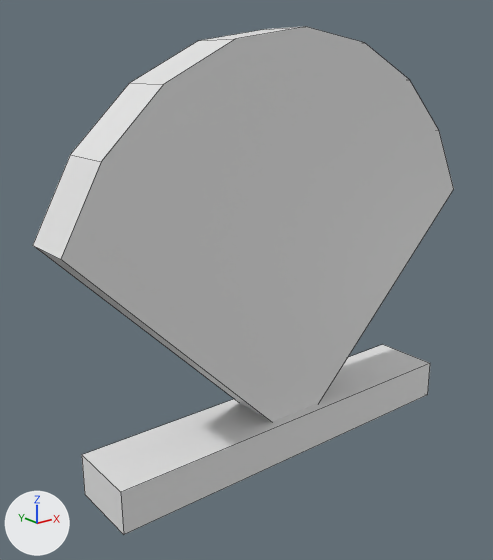
The FBX model roblox/art/armor/emblem_shell.fbx as it was, and as the next commit left it.
Both versions are drawn from a camera (50 mm lens) standing at (-0.413, 0.277, 0.384) and looking at (-0.031, 0.754, 0.193). The axes (+X, +Y, +Z) are drawn at lower left. The lights are the same throughout. The older version comes first. Mesh edges are drawn as thin lines. Where no turn or scale is listed for an object, it has been applied to the vertices.

Script lines for the objects in view, before the commit:
```python
mat_emblem_shell = principled_material('emblem_shell')
mat_emblem_shell.base_color = (0.8, 0.8, 0.8)  # white #e7e7e7
me_emblem = bpy.data.meshes.new('Emblem')
me_emblem.from_pydata(...)  # 28 vertices, 18 faces; spans x -0.227..0.227, y 0.705..0.775, z -0.179..0.215
me_emblem.materials.append(mat_emblem_shell)  # white #e7e7e7
ob_emblem = bpy.data.objects.new('Emblem', me_emblem)
ob_emblem.location = (0.0, 0.0, 0.2)
```
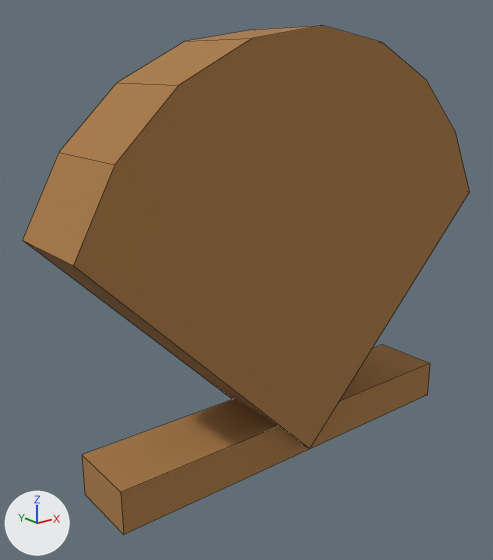
Pixel boxes (x1, y1, x2, y2) of what changed, in the pictures (493 x 560 px; the box of a moved part takes in the faces that stretch with it):
'Emblem', recoloured, reshaped (white to brown, 6% wider): before (33, 26, 454, 535); after (23, 25, 470, 535)
part 1 of me_emblem, moved or reshaped: before (33, 26, 454, 422); after (23, 25, 470, 449)

The change, as a diff of the scene's bpy script:
```diff
--- a/roblox/art/armor/emblem_shell.fbx.py
+++ b/roblox/art/armor/emblem_shell.fbx.py
@@ mat_emblem_shell @@
 mat_emblem_shell = principled_material('emblem_shell')
-mat_emblem_shell.base_color = (0.8, 0.8, 0.8)  # white #e7e7e7
+mat_emblem_shell.base_color = (0.392, 0.191, 0.0595)  # brown #a87945
@@ me_emblem @@
 # used by ob_emblem; location = (0.0, 0.0, 0.2)
-me_emblem.from_pydata(...)  # 28 vertices, 18 faces; spans x -0.227..0.227, y 0.705..0.775, z -0.179..0.215
+me_emblem.from_pydata(...)  # 28 vertices, 18 faces; spans x -0.227..0.227, y 0.695..0.785, z -0.179..0.215
+# me_emblem part 1: the loose piece of 20 vertices spanning x -0.227..0.227, y 0.715..0.765, z -0.17..0.215 is scaled about its middle by (1, 1.8, 1)
 me_emblem.materials.append(mat_emblem_shell)
```
